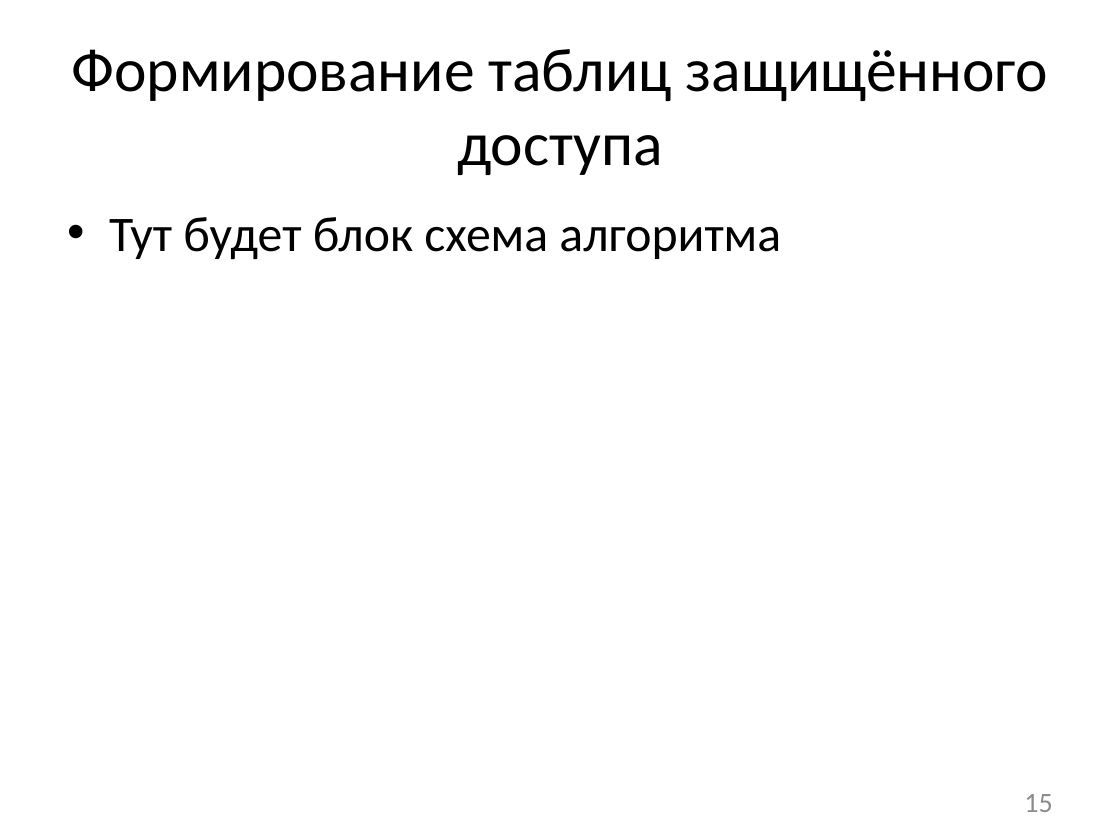
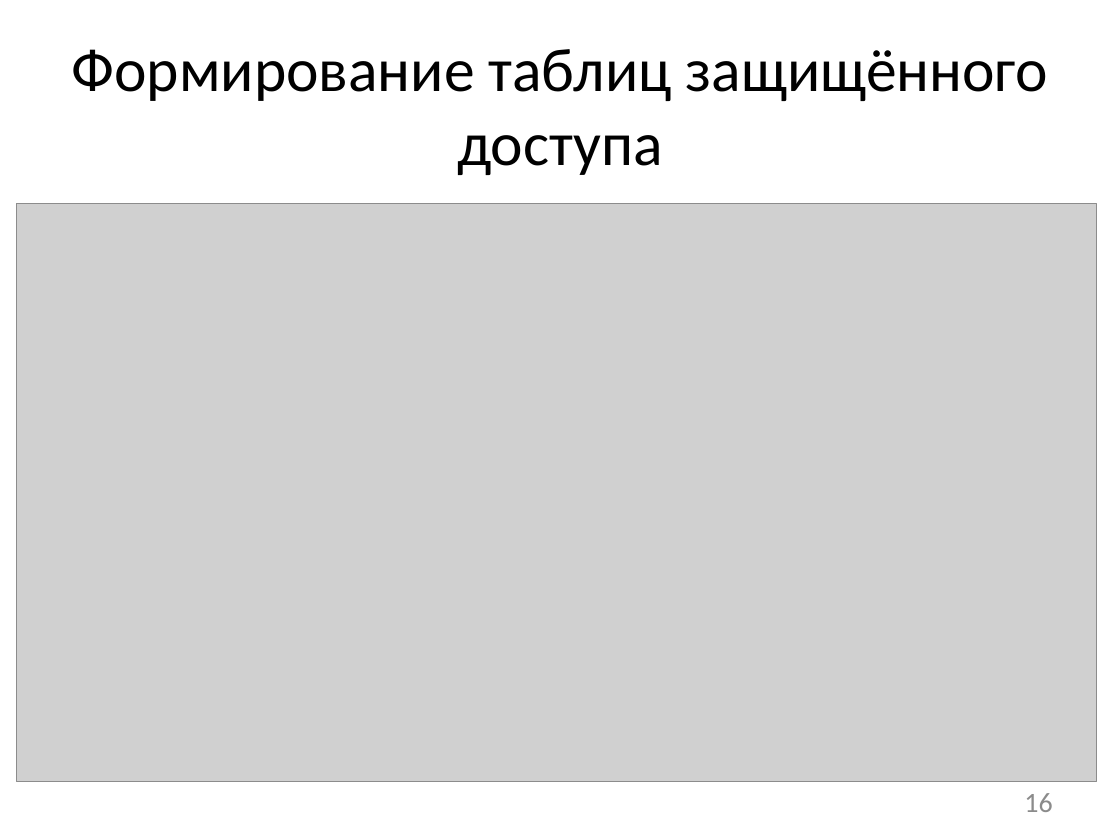
Before and after one commit to afrolovskiy/diplom, a slide deck: slide 16 of presentations/diplom/static race detection.pptx (slide 15 before the commit). Drawn at 1120x840 pixels with LibreOffice and Linux fonts; fonts in the diff are those of the drawing; grey boxes stand for pictures. Boxes give left, top, right and bottom in pixels: in the first picture for what was removed or moved away, otherwise in the second. Text is boxed around its words. In the diff, an @@ line names an element or a change of style, - is before the commit and + after.

Commit message:
updated presentation

```diff
--- a/presentations/diplom/static race detection.pptx
+++ b/presentations/diplom/static race detection.pptx
@@ picture added at (x1=17, y1=204, x2=1098, y2=782) @@
@@ text removed at (x1=109, y1=217, x2=781, y2=260) @@
-• Тут будет блок схема алгоритма
@@ page number at (x1=1024, y1=793, x2=1052, y2=812): text changed @@
-15
+16
```
Also in this commit, not shown: 1 other slide changed, 2 slides added.
